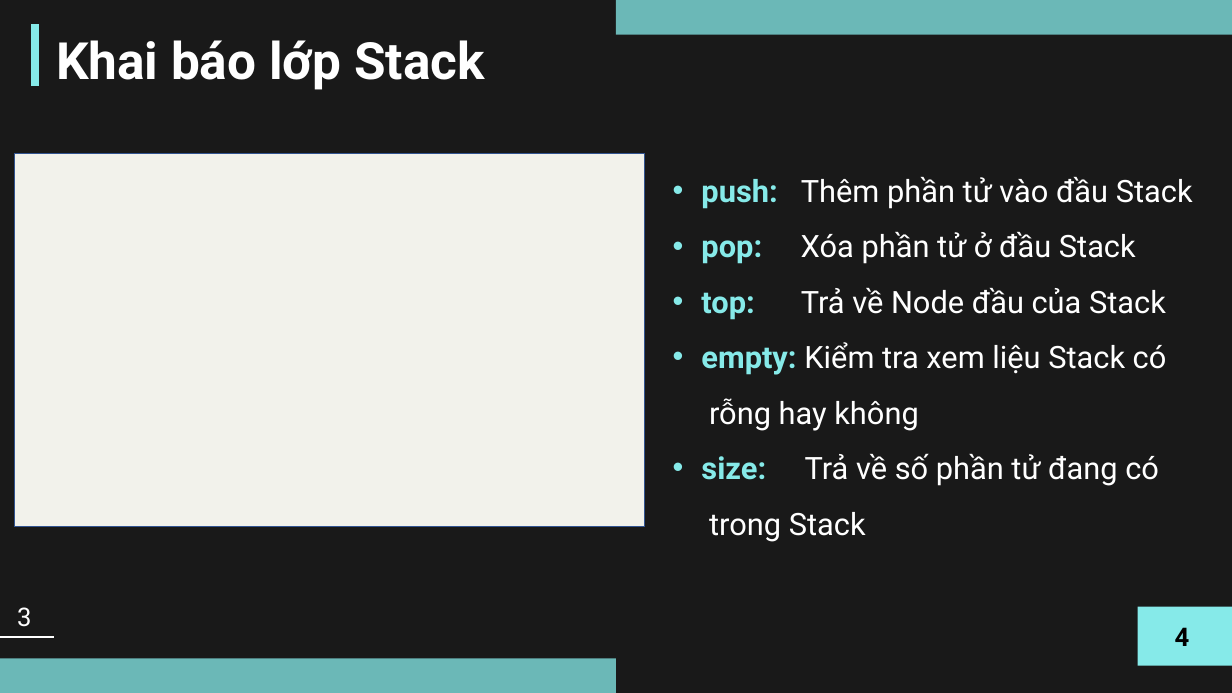
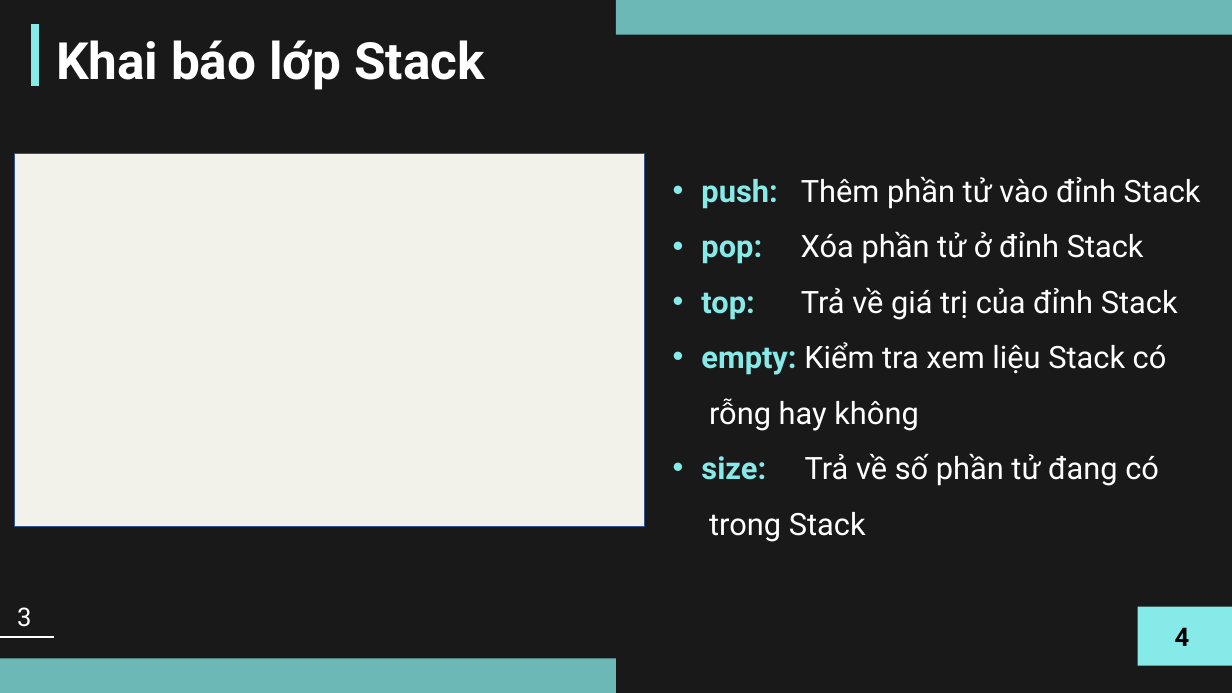
Before and after one commit to ngocson1042002/Project-OOP, a slide deck: slide 9 of Presentation-Bai2.pptx. Drawn at 1232x693 pixels with LibreOffice and Linux fonts; fonts in the diff are those of the drawing; grey boxes stand for pictures. Boxes give left, top, right and bottom in pixels: in the first picture for what was removed or moved away, otherwise in the second. Text is boxed around its words. In the diff, an @@ line names an element or a change of style, - is before the commit and + after.

```diff
--- a/Presentation-Bai2.pptx
+++ b/Presentation-Bai2.pptx
@@ text at bbox=[701, 177, 1201, 320]: text changed @@
-• push: Thêm phần tử vào đầu Stack
-• pop: Xóa phần tử ở đầu Stack
-• top: Trả về Node đầu của Stack
+• push: Thêm phần tử vào đỉnh Stack
+• pop: Xóa phần tử ở đỉnh Stack
+• top: Trả về giá trị của đỉnh Stack
```
Also in this commit, not shown: 3 other files.
